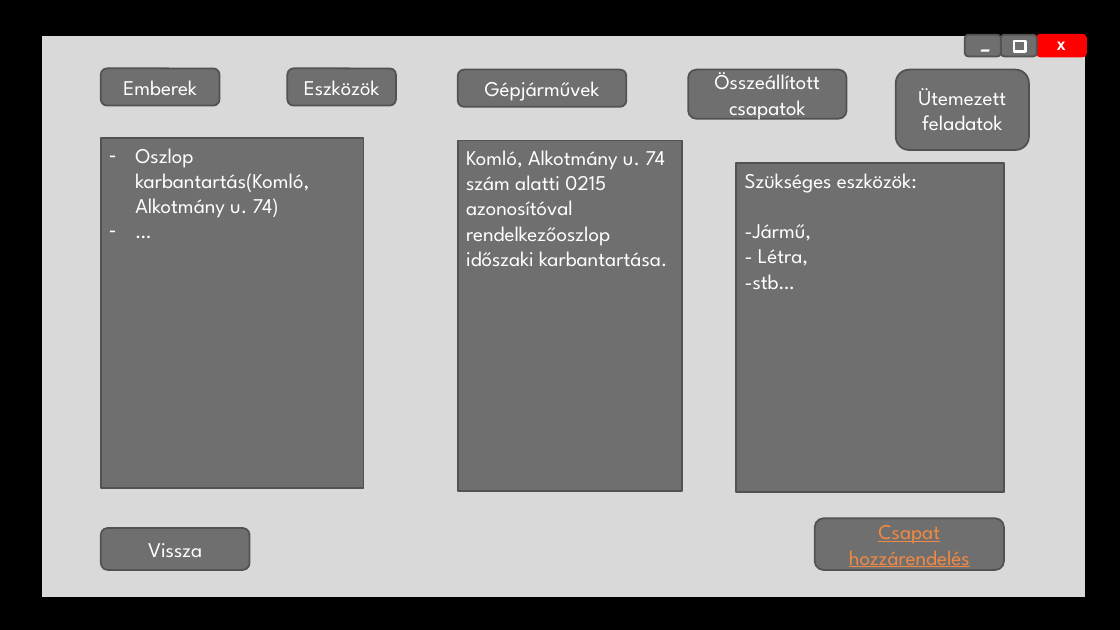
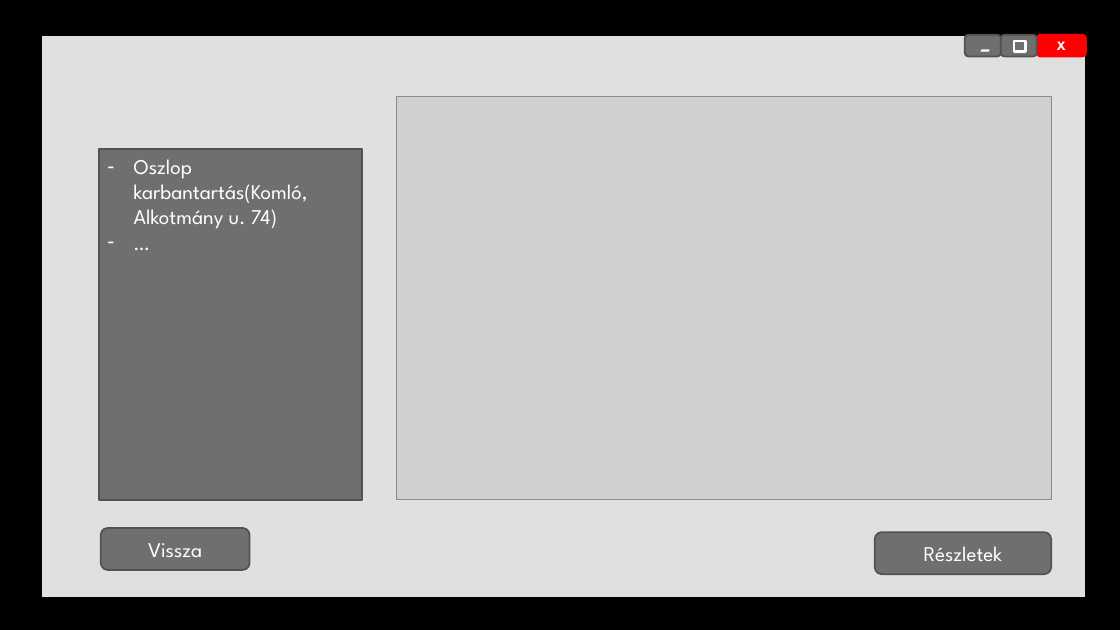
Before and after one commit to B34B77/Szakdolgozat, a slide deck: slide 14 of Dokumentumok/Képernyő tervek.pptx (slide 3 before the commit). Drawn at 1120x630 pixels with LibreOffice and Linux fonts; fonts in the diff are those of the drawing; grey boxes stand for pictures; background and template pictures are left out. Boxes give left, top, right and bottom in pixels: in the first picture for what was removed or moved away, otherwise in the second. Text is boxed around its words. In the diff, an @@ line names an element or a change of style, - is before the commit and + after.

```diff
--- a/Dokumentumok/Képernyő tervek.pptx
+++ b/Dokumentumok/Képernyő tervek.pptx
@@ rectangle at bbox=[41, 34, 1086, 597]: fill #D9D9D9 to #E0E0E0 @@
@@ rounded rectangle removed at bbox=[101, 68, 219, 105] @@
-Emberek
@@ rounded rectangle removed at bbox=[287, 68, 396, 105] @@
-Eszközök
@@ rounded rectangle removed at bbox=[458, 70, 627, 107] @@
-Gépjárművek
@@ rounded rectangle removed at bbox=[688, 70, 847, 119] @@
-Összeállított csapatok
@@ rounded rectangle removed at bbox=[896, 70, 1029, 150] @@
-Ütemezett feladatok
@@ picture added at bbox=[397, 97, 1051, 500] @@
@@ rectangle removed at bbox=[458, 140, 682, 491] @@
-Komló, Alkotmány u. 74 szám alatti 0215 azonosítóval rendelkezőoszlop időszaki karbantartása.
@@ rectangle "Oszlop karbantartás(Komló, Alkotmány u. 74)": place and size @@
-rectangle "Oszlop karbantartás(Komló, Alkotmány u. 74)" at bbox=[101, 138, 364, 488]
+rectangle "Oszlop karbantartás(Komló, Alkotmány u. 74)" at bbox=[99, 150, 362, 500]
@@ rectangle removed at bbox=[737, 163, 1005, 492] @@
-Szükséges eszközök:
--Jármű,
-- Létra,
--stb…
@@ rounded rectangle "Részletek": place and size @@
-rounded rectangle "Részletek" at bbox=[815, 518, 1004, 570]
+rounded rectangle "Részletek" at bbox=[875, 533, 1051, 575]
@@ text in rounded rectangle at bbox=[924, 546, 1003, 561]: text changed; text colour #F28943 to #FFFFFF @@
-Csapat hozzárendelés
+Részletek
```
Also in this commit, not shown: 8 other slides changed, 19 slides added, 2 slides removed.
